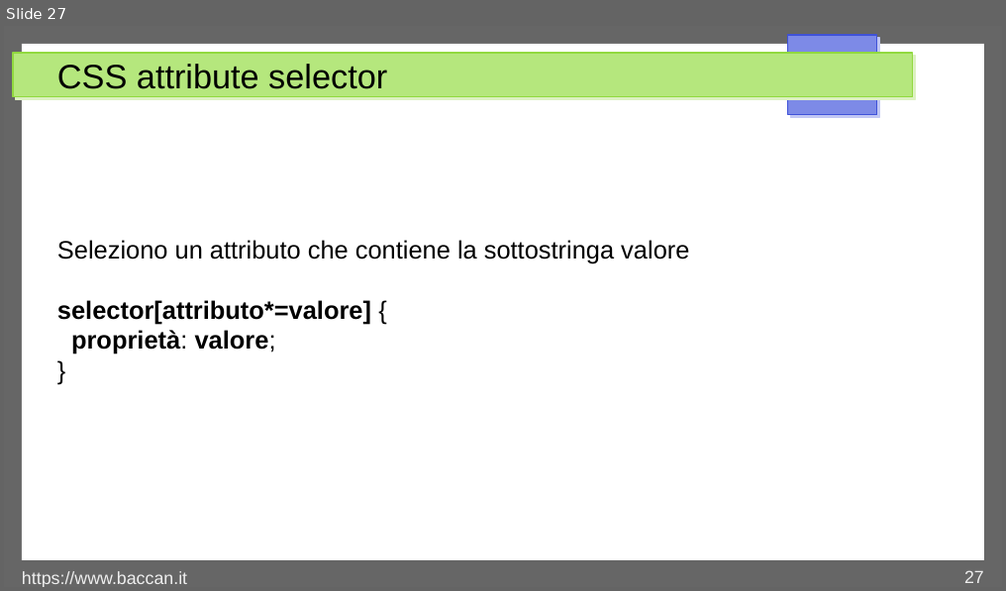
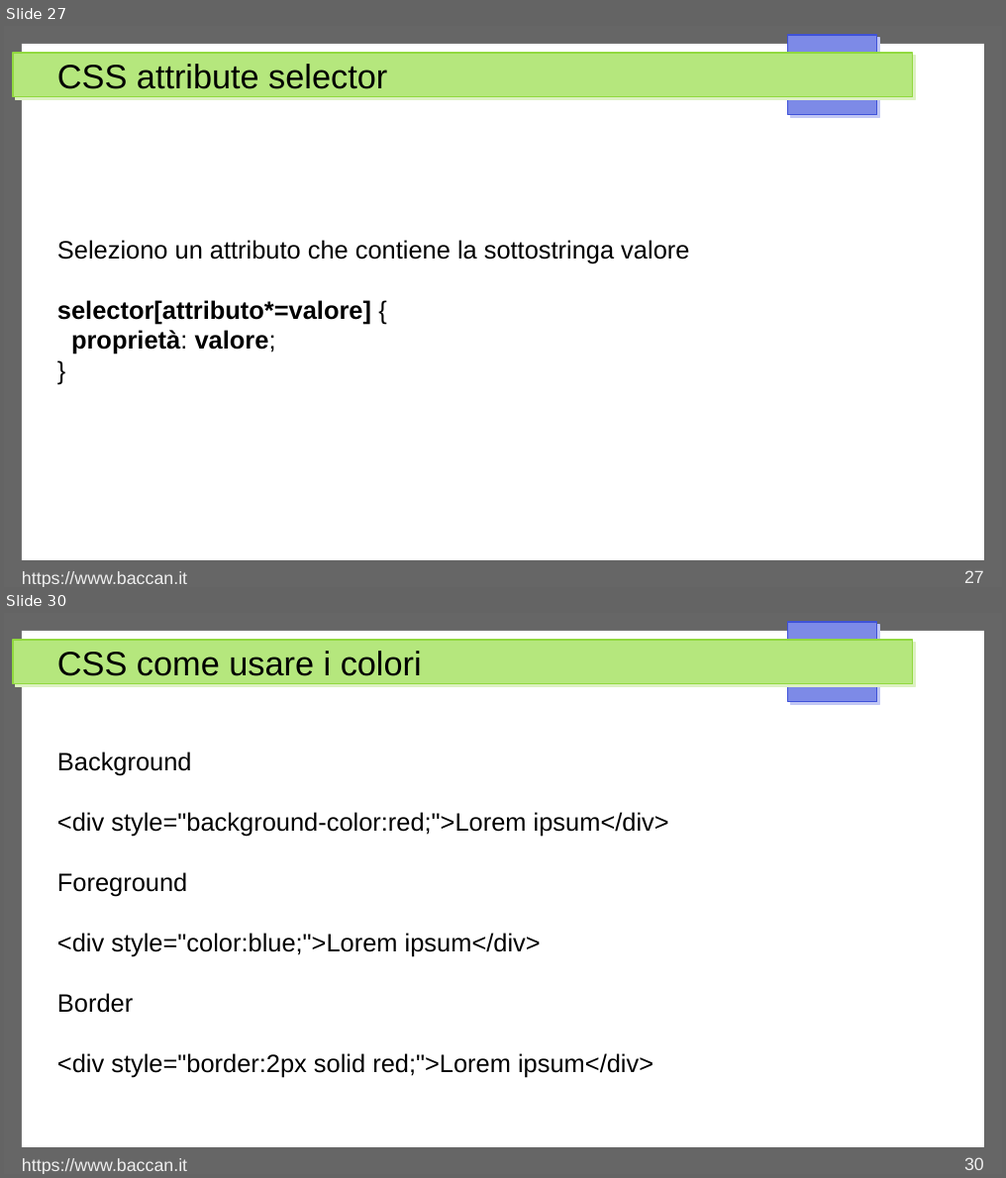
Before and after one commit to matteobaccan/CorsoCSS, a slide deck: Chapter_css.odp. Shown one above the other, each under a label of ours: slide 27 before the commit, slides 27 and 30 after it; the slides between them are not shown. The pictures are 1006x591 and 1006x1178 pixels, drawn with LibreOffice and Linux fonts; fonts in the diff are those of the drawing. Boxes give left, top, right and bottom in pixels: in the first picture for what was removed or moved away, otherwise in the second. Text is boxed around its words. In the diff, an @@ line names an element or a change of style, - is before the commit and + after.

```diff
--- a/Chapter_css.odp
+++ b/Chapter_css.odp
@@ slide 30 added at (x1=4, y1=613, x2=1002, y2=1174), background #FFFFFF; not listed: 4 template elements that a slide beside it also shows @@
@@ title added at (x1=57, y1=651, x2=422, y2=676), 27 pt, text #000000 @@
+CSS come usare i colori
@@ text added at (x1=57, y1=752, x2=669, y2=1077), 20 pt, text #000000 @@
+Background
+<div style="background-color:red;">Lorem ipsum</div>
+Foreground
+<div style="color:blue;">Lorem ipsum</div>
+Border
+<div style="border:2px solid red;">Lorem ipsum</div>
@@ text added at (x1=22, y1=1158, x2=187, y2=1174), 14 pt, text #EEEEEE @@
+https://www.baccan.it
@@ page number added at (x1=964, y1=1157, x2=984, y2=1170), 14 pt, text #EEEEEE @@
+30
```
Also in this commit, not shown: 5 other slides added, 6 other files.
